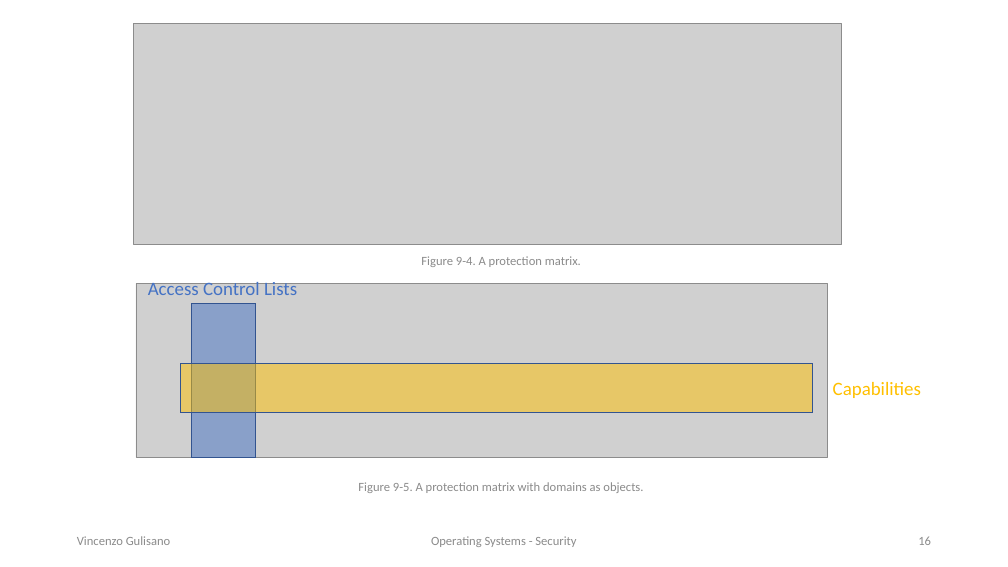
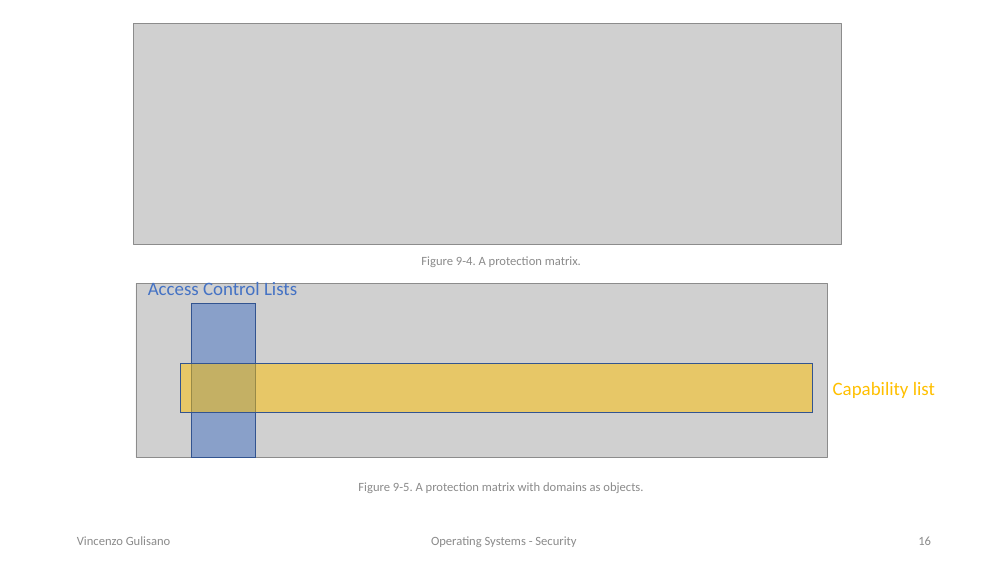
Before and after one commit to vincenzo-gulisano/os_material, a slide deck: slide 16 of security/security.pptx. Drawn at 1008x567 pixels with LibreOffice and Linux fonts; fonts in the diff are those of the drawing; grey boxes stand for pictures. Boxes give left, top, right and bottom in pixels: in the first picture for what was removed or moved away, otherwise in the second. Text is boxed around its words. In the diff, an @@ line names an element or a change of style, - is before the commit and + after.

```diff
--- a/security/security.pptx
+++ b/security/security.pptx
@@ text at box(833, 382, 935, 398): text changed @@
-Capabilities
+Capability list
```
Also in this commit, not shown: 11 other slides changed, 1 other file.
